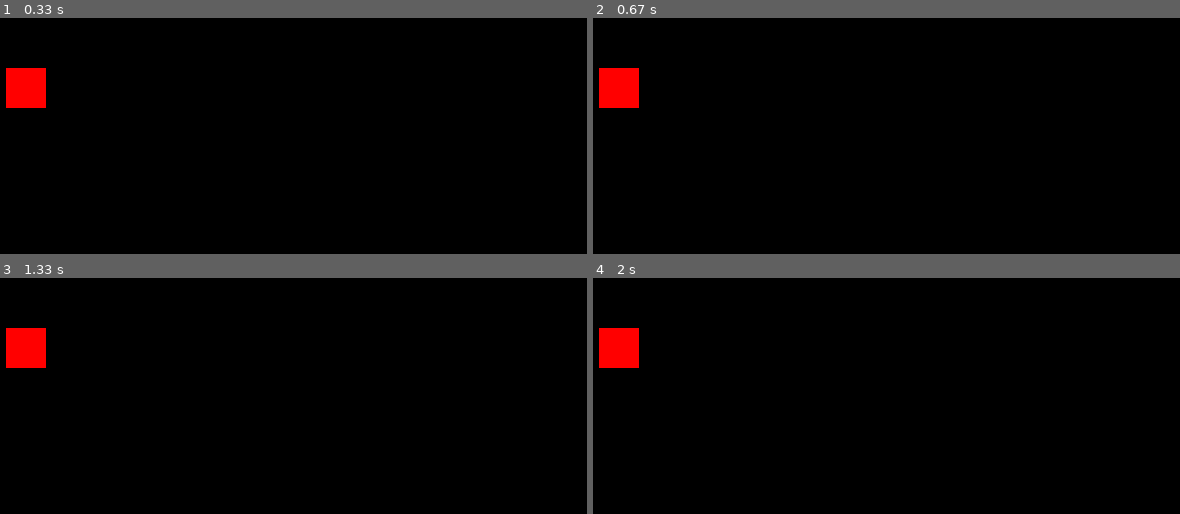
Above: before the commit, frames 1-4 (two rows, left to right).
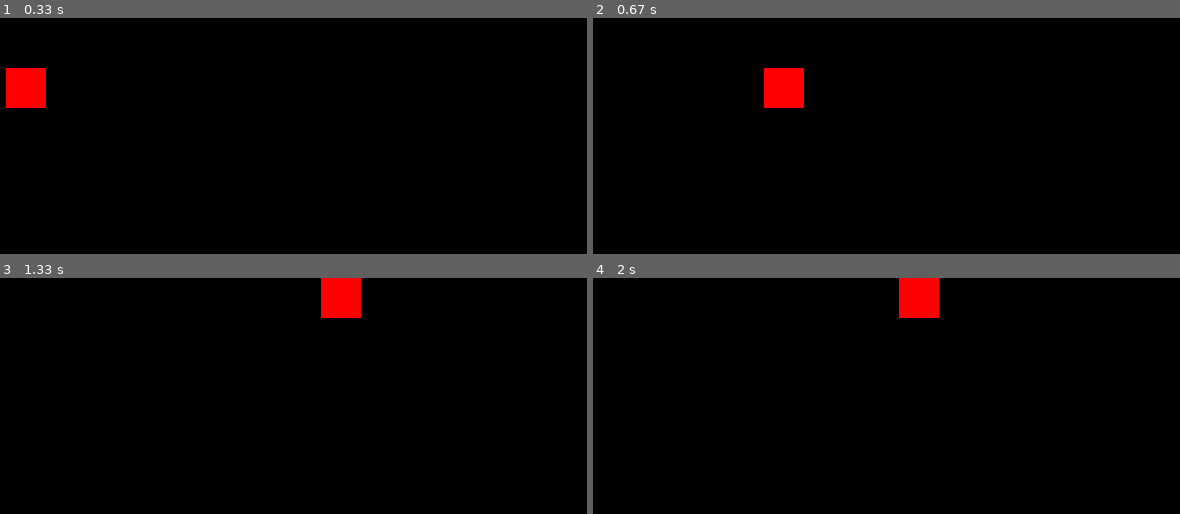
Above: after the commit, the same moments.

Repository: AlgoritthmicsTimisoaraPP/pygameas
Game: pygame game, started from folder/moving_box.py
Two runs of this game, one before a commit and one after it. Both use one fixed random seed, a clock stepped at 60 frames per second and the inputs below.
Inputs:
- Up to frame 1 (0.33 s): no input
- Up to frame 2 (0.67 s): hold D from 0.33 s (still down)
- Up to frame 3 (1.33 s): release D at 0.8 s; hold W 0.83-1.13 s; hold D from 1.17 s (still down)
- Up to frame 4 (2 s): release D at 1.63 s; hold A from 1.67 s (still down)

Frame 1 is identical in both runs. In frame 2, 2.3% of the frame differs, in the area x 1-36%, y 21-39%; in frame 3, 2.3%; in frame 4, 2.3%.

Commit message:
Update moving_box.py

Diff:
--- a/folder/moving_box.py
+++ b/folder/moving_box.py
@@ -18,13 +18,13 @@
             run = False
     keys = pygame.key.get_pressed()
 
-    if keys[pygame.K_LEFT] and x > 0:
+    if keys[pygame.K_a] and x > 0:
         x -= speed
-    if keys[pygame.K_RIGHT] and x < 760:
+    if keys[pygame.K_d] and x < 760:
         x += speed
-    if keys[pygame.K_UP] and y > 0:
+    if keys[pygame.K_w] and y > 0:
         y -= speed
-    if keys[pygame.K_DOWN] and y < 560:
+    if keys[pygame.K_s] and y < 560:
         y += speed
 
     window.fill((0,0,0)) #redesenez backroundul in negru
